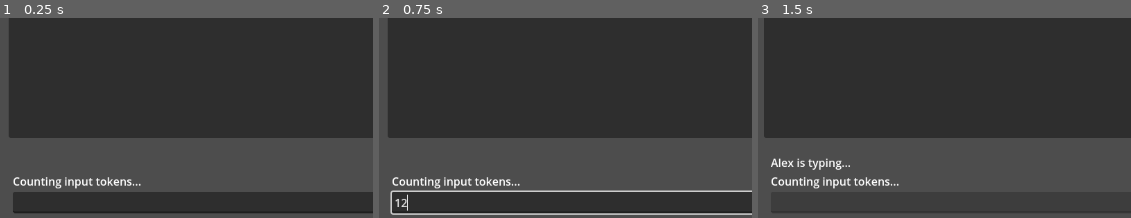
Above: before the commit, frames 1-3 (left to right).
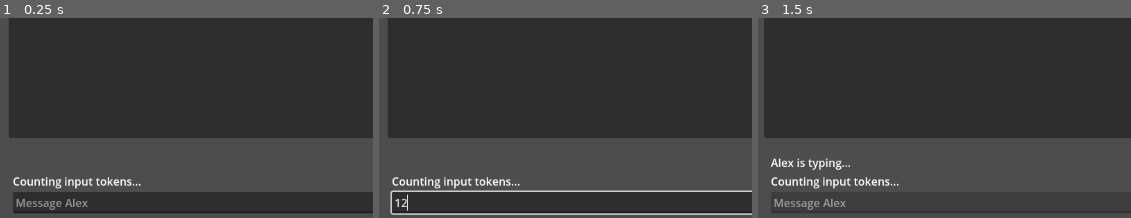
Above: after the commit, the same moments.

Repository: TheSiriusSystem/KoboldAI-Frontend
Game: Godot game, scene res://scenes/application.tscn
Two runs of this game, one before a commit and one after it. Both use one fixed random seed, a clock stepped at 60 frames per second and the inputs below.
Inputs (mouse positions are % of the whole screen's width and height, from its top left):
- Up to frame 1 (0.25 s): no input
- Up to frame 2 (0.75 s): click (31, 95) at 0.52 s; type "12" at 0.6 s
- Up to frame 3 (1.5 s): click "Send Message" at 1.25 s
The pictures show only the part of the screen within x 0-50%, y 49-99%; the shares and areas given below are measured in that part.

The runs differ from the first frame. In frame 1, 0.4% of the frame differs, in the area x 4-24%, y 90-96%; in frame 2, nothing differs; in frame 3, 0.4%.

Commit message:
Add placeholder text to MessageEdit

Diff:
--- a/scenes/application.tscn
+++ b/scenes/application.tscn
@@ -87,6 +87,7 @@
 unique_name_in_owner = true
 custom_minimum_size = Vector2(640, 0)
 layout_mode = 2
+placeholder_text = "Message %s"
 
 [node name="SendMessageButton" type="Button" parent="VBoxContainer/ChatBox"]
 unique_name_in_owner = true
--- a/scripts/application.gd
+++ b/scripts/application.gd
@@ -41,6 +41,7 @@
 	_user_name = "Blake"
 
 	_on_message_edit_text_changed(message_edit.text)
+	message_edit.placeholder_text %= AI_NAME
 
 
 func _send_request_to_ai() -> void:
